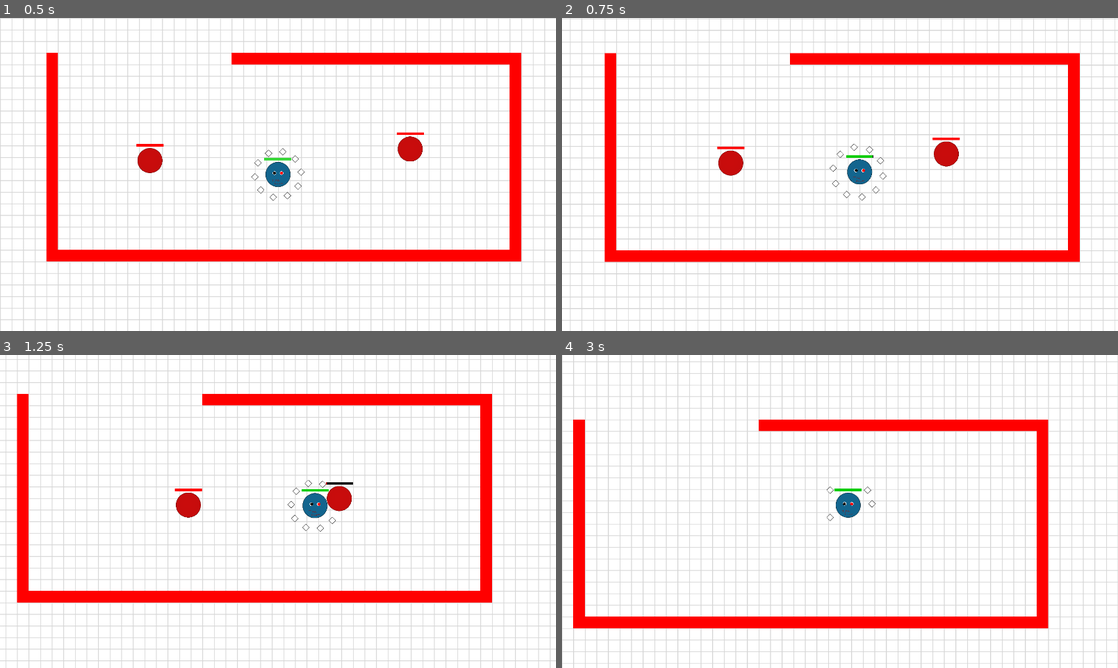
Above: before the commit, frames 1-4 (two rows, left to right).
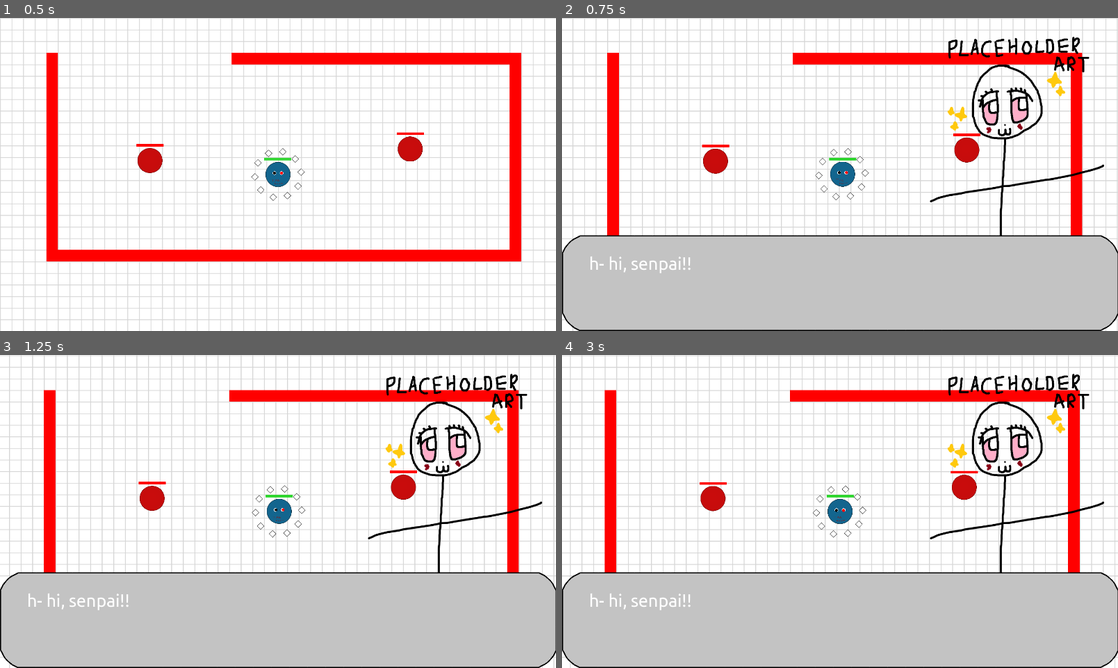
Above: after the commit, the same moments.

Repository: tim2go/wumpusflorr
Game: Godot game, scene res://scenes/test_level.tscn
The game is run twice, just before and just after one commit, with the same random seed, the same clock (stepped at 60 frames per second) and the same inputs.
Inputs (mouse positions are in pixels of both pictures, inside the frame that each line leads up to):
- Up to frame 1 (0.5 s): no input
- Up to frame 2 (0.75 s): move the mouse to (962, 158) at 0.52 s; hold J from 0.53 s (still down); click (962, 158) at 0.6 s
- Up to frame 3 (1.25 s): keep holding J
- Up to frame 4 (3 s): move the mouse to (728, 527) at 1.27 s; release J at 1.28 s; tap J at 1.35, 2.85 s; click (728, 527) at 1.55 s; move the mouse to (895, 442) at 2.02 s; hold J 2.03-2.78 s; click (895, 442) at 2.1 s; move the mouse to (812, 574) at 2.77 s

Frame 1 is identical in both runs. In frame 2, 42% of the frame differs, in the area x 0-100%, y 0-100%; in frame 3, 51%; in frame 4, 53%.

Commit message:
added test dialogue system

Diff:
--- a/project.godot
+++ b/project.godot
@@ -40,3 +40,10 @@
 "events": [Object(InputEventMouseButton,"resource_local_to_scene":false,"resource_name":"","device":-1,"window_id":0,"a …(253 unchanged characters)…
 ]
 }
+continue={
+"deadzone": 0.2,
+"events": [Object(InputEventMouseButton,"resource_local_to_scene":false,"resource_name":"","device":-1,"window_id":0,"alt_pressed":false,"shift_pressed":false,"ctrl_pressed":false,"meta_pressed":false,"button_mask":1,"position":Vector2(286, 7),"global_position":Vector2(300, 80),"factor":1.0,"button_index":1,"canceled":false,"pressed":true,"double_click":false,"script":null)
+, Object(InputEventKey,"resource_local_to_scene":false,"resource_name":"","device":-1,"window_id":0,"alt_pressed":false,"shift_pressed":false,"ctrl_pressed":false,"meta_pressed":false,"pressed":false,"keycode":0,"physical_keycode":32,"key_label":0,"unicode":32,"location":0,"echo":false,"script":null)
+, Object(InputEventKey,"resource_local_to_scene":false,"resource_name":"","device":-1,"window_id":0,"alt_pressed":false,"shift_pressed":false,"ctrl_pressed":false,"meta_pressed":false,"pressed":false,"keycode":0,"physical_keycode":4194309,"key_label":0,"unicode":0,"location":0,"echo":false,"script":null)
+]
+}
--- /dev/null
+++ b/scenes/dialogue.tscn
@@ -0,0 +1,35 @@
+[gd_scene format=3 uid="uid://bd5kke3rryxcm"]
+
+[ext_resource type="Texture2D" uid="uid://bqnp8weoun5xv" path="res://ui/dialogue box patch.png" id="1_3n4vj"]
+[ext_resource type="Script" uid="uid://btnp5fq3v2imp" path="res://scripts/dialogue_handler.gd" id="1_fyky8"]
+[ext_resource type="Theme" uid="uid://cxx644spt8yp8" path="res://ui/ui_theme.tres" id="2_bfpow"]
+[ext_resource type="Texture2D" uid="uid://bv82wllrfdda" path="res://assets/goon.png" id="2_led2e"]
+
+[node name="CanvasLayer" type="CanvasLayer" unique_id=1611851023]
+script = ExtResource("1_fyky8")
+
+[node name="Sprite" type="Sprite2D" parent="." unique_id=853853259]
+position = Vector2(1258, 443)
+scale = Vector2(0.8, 0.8)
+texture = ExtResource("2_led2e")
+
+[node name="DialogueBox" type="NinePatchRect" parent="." unique_id=231301775]
+offset_top = 600.0
+offset_right = 1538.0
+offset_bottom = 864.0
+texture = ExtResource("1_3n4vj")
+region_rect = Rect2(0, 0, 150, 150)
+patch_margin_left = 50
+patch_margin_top = 50
+patch_margin_right = 50
+patch_margin_bottom = 50
+axis_stretch_horizontal = 1
+axis_stretch_vertical = 1
+
+[node name="Text" type="RichTextLabel" parent="." unique_id=1892615209]
+offset_left = 75.0
+offset_top = 650.0
+offset_right = 1463.0
+offset_bottom = 835.0
+theme = ExtResource("2_bfpow")
+text = "jay loves to goon jay loves to goon"
--- a/scenes/test_level.tscn
+++ b/scenes/test_level.tscn
@@ -1,8 +1,9 @@
-[gd_scene load_steps=6 format=4 uid="uid://dy14cn142vwu2"]
+[gd_scene format=4 uid="uid://dy14cn142vwu2"]
 
 [ext_resource type="PackedScene" uid="uid://cxpfkhaiw2duj" path="res://scenes/player.tscn" id="1_2venv"]
 [ext_resource type="Texture2D" uid="uid://dj5ejmywqf40t" path="res://assets/textures/tiles.png" id="1_paw1w"]
 [ext_resource type="PackedScene" uid="uid://c12ory38327l0" path="res://scenes/enemy.tscn" id="3_j6w7d"]
+[ext_resource type="PackedScene" uid="uid://bd5kke3rryxcm" path="res://scenes/dialogue.tscn" id="4_x4b8f"]
 
 [sub_resource type="TileSetAtlasSource" id="TileSetAtlasSource_j6w7d"]
 texture = ExtResource("1_paw1w")
@@ -14,23 +15,25 @@
 physics_layer_0/collision_layer = 1
 sources/0 = SubResource("TileSetAtlasSource_j6w7d")
 
-[node name="Test Level" type="Node2D"]
+[node name="Test Level" type="Node2D" unique_id=1186211715]
 
-[node name="TileMapLayer" type="TileMapLayer" parent="."]
+[node name="TileMapLayer" type="TileMapLayer" parent="." unique_id=601070047]
 scale = Vector2(2, 2)
 tile_map_data = PackedByteArray("AAAAAAAAAAAAAAAAAAAAAAEAAAAAAAAAAAAAAAIAAAAAAAAAAAAAAAMAAAAAAAAAAAAAAAQAAAAAAAAAAAAAAA …(118720 unchanged characters)…
 tile_set = SubResource("TileSet_x4b8f")
 
-[node name="Player" parent="." instance=ExtResource("1_2venv")]
+[node name="Player" parent="." unique_id=582203296 instance=ExtResource("1_2venv")]
 position = Vector2(768, 432)
 scale = Vector2(0.5, 0.5)
 
-[node name="Enemy" parent="." node_paths=PackedStringArray("player") instance=ExtResource("3_j6w7d")]
+[node name="Enemy" parent="." unique_id=932526848 node_paths=PackedStringArray("player") instance=ExtResource("3_j6w7d")]
 position = Vector2(290, 380)
 scale = Vector2(0.5, 0.5)
 player = NodePath("../Player")
 
-[node name="Enemy2" parent="." node_paths=PackedStringArray("player") instance=ExtResource("3_j6w7d")]
+[node name="Enemy2" parent="." unique_id=1819825452 node_paths=PackedStringArray("player") instance=ExtResource("3_j6w7d")]
 position = Vector2(1256, 338)
 scale = Vector2(0.5, 0.5)
 player = NodePath("../Player")
+
+[node name="Dialogue" parent="." unique_id=2133071735 instance=ExtResource("4_x4b8f")]
--- /dev/null
+++ b/scripts/dialogue.gd
@@ -0,0 +1,9 @@
+class_name Dialogue
+extends Node
+
+var text: String
+var texture: Texture2D
+
+func _init(t: String, te: Texture2D):
+	text = t
+	texture = te
--- /dev/null
+++ b/scripts/dialogue_handler.gd
@@ -0,0 +1,38 @@
+extends CanvasLayer
+
+var current_dialogue_array = null
+var current_dialogue = 0
+
+func reset_dialogue():
+	Global.paused = false
+
+	$Text.visible = false
+	$Sprite.visible = false
+	$DialogueBox.visible = false
+	current_dialogue_array = null
+	current_dialogue = 0
+
+func on_dialogue_display_signal(dialogue_array: Array[Dialogue]):
+	Global.paused = true
+
+	$Text.visible = true
+	$Sprite.visible = true
+	$DialogueBox.visible = true
+	current_dialogue_array = dialogue_array
+	current_dialogue = 0
+
+func _ready():
+	reset_dialogue()
+	Global.display_dialogue.connect(on_dialogue_display_signal)
+
+func _process(delta: float) -> void:
+	if current_dialogue_array != null:
+		if Input.is_action_just_released("continue"):
+			current_dialogue += 1
+			if current_dialogue >= len(current_dialogue_array):
+				reset_dialogue()
+				return
+
+		var dialogue = current_dialogue_array[current_dialogue]
+		$Text.text = dialogue.text
+		$Sprite.texture = dialogue.texture
--- a/scripts/enemy.gd
+++ b/scripts/enemy.gd
@@ -18,29 +18,29 @@
 var bounce_back_speed : int = speed * -0.8
 
 func _physics_process(delta: float) -> void:
+	if not Global.paused:
+		if bounce_back_timer > -0.5:
+			bounce_back_timer += bounce_back_time_speed * delta * 2
+			speed = lerp(speed, bounce_back_speed, delta * 10)
+			print(bounce_back_timer)
+		else:
+			speed = lerp(speed, regular_speed, delta * 100)
+		if bounce_back_timer > bounce_back_time_speed:
+			print("b")
+			bounce_back_timer = -1
 
-	if bounce_back_timer > -0.5:
-		bounce_back_timer += bounce_back_time_speed * delta * 2
-		speed = lerp(speed, bounce_back_speed, delta * 10)
-		print(bounce_back_timer)
-	else:
-		speed = lerp(speed, regular_speed, delta * 100)
-	if bounce_back_timer > bounce_back_time_speed:
-		print("b")
-		bounce_back_timer = -1
+		# movement code
+		move_angle = position.angle_to_point(player.position)
+		if $".".position.distance_to(player.position) > 5:
+			velocity = Vector2(speed * cos(move_angle), speed * sin(move_angle))
+			move_and_slide()
 
-	# movement code
-	move_angle = position.angle_to_point(player.position)
-	if $".".position.distance_to(player.position) > 5:
-		velocity = Vector2(speed * cos(move_angle), speed * sin(move_angle))
-		move_and_slide()
-
-	if health <= 0:
-		queue_free()
-	health += health_recover * delta
-	if health > max_health:
-		health = max_health
-	hp_bar.size.x = (hp_bar_bg.size.x/max_health) * health
+		if health <= 0:
+			queue_free()
+		health += health_recover * delta
+		if health > max_health:
+			health = max_health
+		hp_bar.size.x = (hp_bar_bg.size.x/max_health) * health
 
 # called when enemy collides with an area2d node
 func _on_enemy_area_area_entered(area: Area2D) -> void:
--- a/scripts/global.gd
+++ b/scripts/global.gd
@@ -2,5 +2,8 @@
 
 #variables here can be accessed by any script
 
+var paused := false
+
 signal collided_with_pellet(collided_area : Area2D) # signal to comminicate between pellets and enemies
+signal display_dialogue(dialogue: Array[Dialogue])
 var pellet_inventory : Array # array to keep track of pellets, used in pellets and player
--- a/scripts/pellet.gd
+++ b/scripts/pellet.gd
@@ -33,11 +33,12 @@
 	lag_offset = lag_offset.lerp(Vector2.ZERO, follow_speed * delta)
 
 func _physics_process(delta: float) -> void:
-	current_angle += degrees_per_second * delta # calculates what the angle should be
-	#keeps angle between 0-360
-	if current_angle >= 360:
-		current_angle -= 360
-	update_position() # updates position
+	if not Global.paused:
+		current_angle += degrees_per_second * delta # calculates what the angle should be
+		#keeps angle between 0-360
+		if current_angle >= 360:
+			current_angle -= 360
+		update_position() # updates position
 
 # called when any pellet collides with enemy
 func _on_collided_with_enemy(collided_area : Area2D) -> void:
--- a/scripts/player.gd
+++ b/scripts/player.gd
@@ -31,70 +31,82 @@
 		Global.pellet_inventory.append(new_pellet) # adds pellet to inventory list
 
 func _physics_process(delta: float) -> void:
-
-	# movement code
-	var mouse_pos : Vector2 = get_global_mouse_position()
-	var move_angle = $".".position.angle_to_point(mouse_pos)
-	#print(is_on_wall())
-	if $".".position.distance_to(mouse_pos) > 64:
-		velocity = Vector2(speed * cos(move_angle), speed * sin(move_angle))
-		move_and_slide()
-	elif $".".position.distance_to(mouse_pos) > 5:
-		%Camera2D.position_smoothing_speed = 3 * ($".".position.distance_to(mouse_pos)/30)
-		velocity = Vector2(speed * cos(move_angle), speed * sin(move_angle))
-		velocity = velocity.lerp(Vector2.ZERO, 0.6)
-		move_and_slide()
+	if not Global.paused:
+		# movement code
+		var mouse_pos : Vector2 = get_global_mouse_position()
+		var move_angle = $".".position.angle_to_point(mouse_pos)
+		#print(is_on_wall())
+		if $".".position.distance_to(mouse_pos) > 64:
+			velocity = Vector2(speed * cos(move_angle), speed * sin(move_angle))
+			move_and_slide()
+		elif $".".position.distance_to(mouse_pos) > 5:
+			%Camera2D.position_smoothing_speed = 3 * ($".".position.distance_to(mouse_pos)/30)
+			velocity = Vector2(speed * cos(move_angle), speed * sin(move_angle))
+			velocity = velocity.lerp(Vector2.ZERO, 0.6)
+			move_and_slide()
 
 
-	# checks if left click is being held down
-	if Input.is_action_just_pressed("left_click"):
-		left_click_down = true
-	if Input.is_action_just_released("left_click"):
-		left_click_down = false
+		# checks if left click is being held down
+		if Input.is_action_just_pressed("left_click"):
+			left_click_down = true
+		if Input.is_action_just_released("left_click"):
+			left_click_down = false
 
 
-	# when left click held, radius of pellets increases
-	if left_click_down and stamina > 0 and not stamina_fully_drained:
-		stamina -= stamina_drain_per_sec * delta
+		# when left click held, radius of pellets increases
+		if left_click_down and stamina > 0 and not stamina_fully_drained:
+			stamina -= stamina_drain_per_sec * delta
+			for p in Global.pellet_inventory:
+				#yay smoothing
+				p.dist = lerp(p.dist, 200, delta * 18)
+		elif left_click_down and stamina <= 0:
+			stamina_fully_drained = true
+			left_click_down = false
+			for p in Global.pellet_inventory:
+				p.dist = lerp(p.dist, 128, delta * 18)
+		else:
+			# punishment is applied to recovery if you drain all of your stamina
+			stamina += stamina_recover_per_sec * delta * \
+				(stamina_recover_punishment_percent if stamina_fully_drained else 1)
+			for p in Global.pellet_inventory:
+				p.dist = lerp(p.dist, 128, delta * 18)
+
+		if stamina > max_stamina:
+			stamina = max_stamina
+		if stamina == max_stamina:
+			stamina_fully_drained = false
+		if stamina < 0:
+			stamina = 0
+
+		if stamina_fully_drained:
+			stamina_bar.color = Color(0.7, 0, 0)
+		elif stamina >= max_stamina:
+			stamina_bar.color = stamina_bar.color.lerp(Color(0, 0.8, 0), delta * 3)
+		else:
+			var col = 1 - (stamina / max_stamina)
+			stamina_bar.color = Color(col, 0.8, 0)
+
+		stamina_bar.size.x = stamina
+
+		var movement_delta = global_position - pp
+		#displacement thingy in frame
 		for p in Global.pellet_inventory:
-			#yay smoothing
-			p.dist = lerp(p.dist, 200, delta * 18)
-	elif left_click_down and stamina <= 0:
-		stamina_fully_drained = true
-		left_click_down = false
-		for p in Global.pellet_inventory:
-			p.dist = lerp(p.dist, 128, delta * 18)
-	else:
-		# punishment is applied to recovery if you drain all of your stamina
-		stamina += stamina_recover_per_sec * delta * \
-			(stamina_recover_punishment_percent if stamina_fully_drained else 1)
-		for p in Global.pellet_inventory:
-			p.dist = lerp(p.dist, 128, delta * 18)
+			p.apply_movement_lag(movement_delta, delta)
 
-	if stamina > max_stamina:
-		stamina = max_stamina
-	if stamina == max_stamina:
-		stamina_fully_drained = false
-	if stamina < 0:
-		stamina = 0
+		#update after all that movement stuff
+		pp = global_position
 
-	if stamina_fully_drained:
-		stamina_bar.color = Color(0.7, 0, 0)
-	elif stamina >= max_stamina:
-		stamina_bar.color = stamina_bar.color.lerp(Color(0, 0.8, 0), delta * 3)
-	else:
-		var col = 1 - (stamina / max_stamina)
-		stamina_bar.color = Color(col, 0.8, 0)
 
-	stamina_bar.size.x = stamina
-
-	var movement_delta = global_position - pp
-	#displacement thingy in frame
-	for p in Global.pellet_inventory:
-		p.apply_movement_lag(movement_delta, delta)
-
-	#update after all that movement stuff
-	pp = global_position
+	if Input.is_key_pressed(KEY_J):
+		var goon := load("res://assets/goon.png")
+		var goon2 := load("res://assets/goon2.png")
+		var dialogue: Array[Dialogue] = [
+			Dialogue.new("h- hi, senpai!!", goon),
+			Dialogue.new("i have something to show you... >//<", goon2),
+			Dialogue.new("look!! i- it's my dih!!!", goon2),
+			Dialogue.new("okay byeeeee :3", goon)
+		]
+		Global.display_dialogue.emit(dialogue)
 
 func _on_player_area_area_entered(area: Area2D) -> void:
 	if area.name == "EnemyArea":
--- /dev/null
+++ b/ui/ui_theme.tres
@@ -0,0 +1,7 @@
+[gd_resource type="Theme" format=3 uid="uid://cxx644spt8yp8"]
+
+[ext_resource type="FontFile" uid="uid://k0a5auba6tmj" path="res://ui/Ubuntu-Regular.ttf" id="1_udl1o"]
+
+[resource]
+RichTextLabel/font_sizes/normal_font_size = 48
+RichTextLabel/fonts/normal_font = ExtResource("1_udl1o")
Binary file added: assets/goon.png
Not shown, added: assets/goon.png.import
Binary file added: assets/goon2.png
Not shown, added: assets/goon2.png.import
Not shown, added: scripts/dialogue.gd.uid
Not shown, added: scripts/dialogue_handler.gd.uid
Binary file added: ui/Ubuntu-Regular.ttf
Not shown, added: ui/Ubuntu-Regular.ttf.import
Binary file added: ui/dialogue box patch.png
Not shown, added: ui/dialogue box patch.png.import
